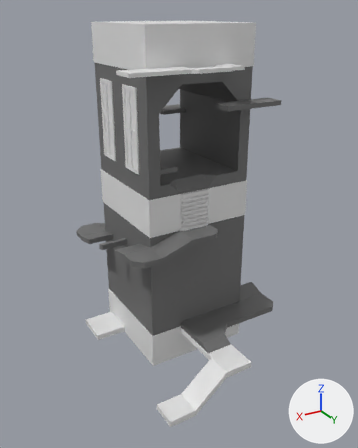
Two versions of the FBX model Assets/Models/floor2.fbx, one commit apart.
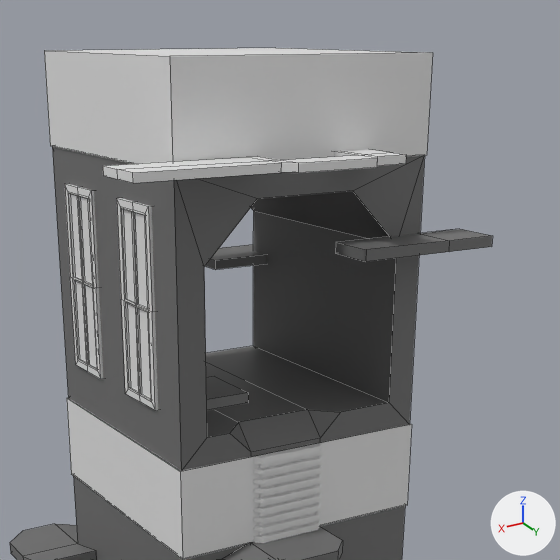
Old and new are each drawn whole from a 50 mm camera at (4.45, 7.7, 6.12) aimed at (0.19, 0.59, 2.57) and again close up on the part from 20% to 87% of the width and 0% to 53% of the height. Arrows for +X, +Y and +Z are at lower right; the lights stay in place. The close-ups show mesh edges as thin lines. Where no turn or scale is listed for an object, it has been applied to the vertices.

The first close-up shows 'floor2.1', 'floor2.1Extras', 'floor2.2', 'floor2.2Extras', 'floor2.3', 'floor2.3Extras', 'floor2.4', 'floor2.4Extras'.
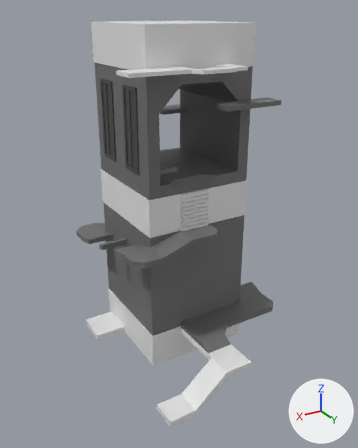
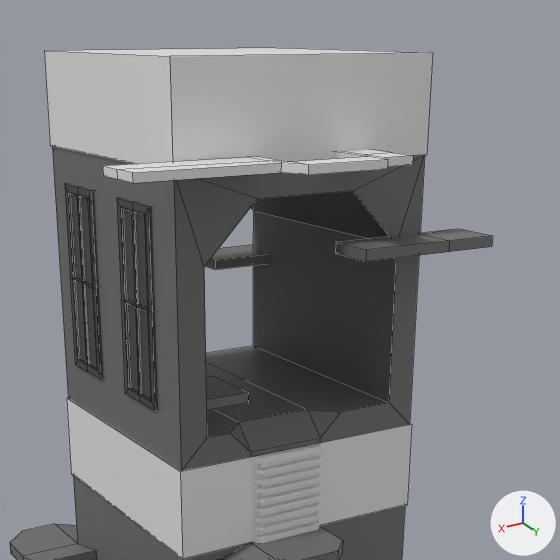
Pixel boxes (x1, y1, x2, y2) of what changed, in the close-ups (560 x 560 px; the box of a moved part takes in the faces that stretch with it):
'floor2.3Extras', recoloured
    both: (65, 184, 367, 411)
'floor2.4Extras', reshaped
    before: (103, 149, 406, 183)
    after: (103, 149, 413, 183)
part 1 of me_cube_019, moved or reshaped
    before: (361, 153, 406, 166)
    after: (366, 153, 413, 167)
part 2 of me_cube_019, moved or reshaped
    before: (250, 151, 378, 173)
    after: (250, 151, 388, 175)

The change, as a diff of the scene's bpy script:
```diff
--- a/Assets/Models/floor2.fbx.py
+++ b/Assets/Models/floor2.fbx.py
@@ mat_material3 @@
 mat_material3 = principled_material('Material3')
-mat_material3.base_color = (0.8, 0.8, 0.8)  # white #e7e7e7
+mat_material3.base_color = (0.0637, 0.0637, 0.0637)  # dark grey #474747
@@ me_cube_019 @@
 me_cube_019.from_pydata(...)  # 36 vertices, 34 faces; spans x -0.49..1.47, y 0.97..1.49, z -0.33..-0.27
 # used by ob_floor2_4extras; location = (0.0, 0.0, 5.617)
+# me_cube_019 part 1: all 4 vertices in x -0.49..-0.26, y 1.41, z -0.33..-0.27 are moved by (0.0, 0.07, 0.0)
+# me_cube_019 part 2: all 8 vertices in x -0.21..0.39, y 1.28..1.49, z -0.33..-0.27 are moved by (0.0, 0.11, 0.0)
```
